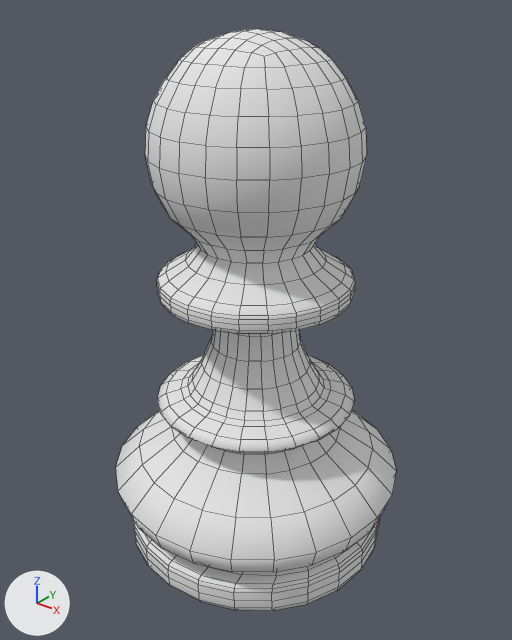
One commit to the FBX model Assets/Model3D/Echecs/pionfbx.fbx: the scene before it, then after it.
Rendered twice from a 50 mm lens placed at (1.74, -2.17, 2.45), pointed at (0.0, -0.01, 1.11). The axes (+X, +Y, +Z) are drawn at lower left. The lights are the same throughout. Mesh edges are drawn as thin lines. Where no turn or scale is listed for an object, it has been applied to the vertices.

Names of what the first picture shows: 'Pion'.
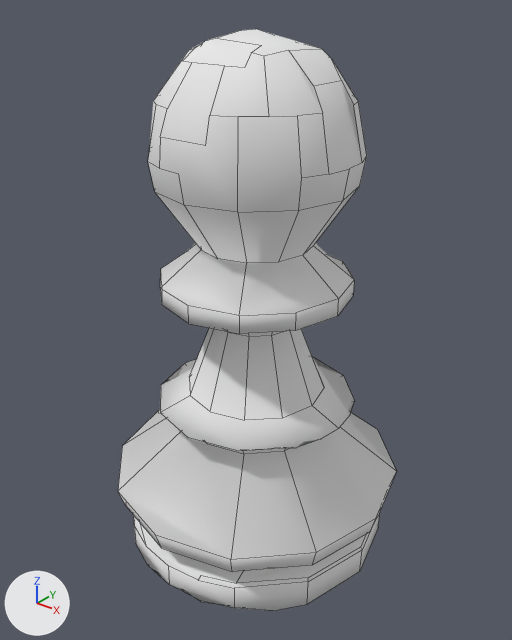
Pixel boxes [x1, y1, x2, y2] of what changed, in the pictures (512 x 640 px):
```json
{"object": "Pion", "change": "reshaped", "before": [115, 29, 397, 611], "after": [118, 29, 397, 611]}
{"part": 1, "of": "me_cube_cube_001", "change": "deleted", "before": [115, 29, 397, 611]}
```

Edits to the scene script, one JSON object a line:
```json
{"block": "me_cube_cube_001", "where": "# used by ob_pion; location = (0.0, 0.0, 0.0)"}
{"op": "remove", "block": "me_cube_cube_001", "code": "me_cube_cube_001.from_pydata(...)  # 1150 vertices, 1148 faces; spans x -0.67..0.66, y -0.66..0.67, z 0.01..2.28"}
{"op": "add", "block": "me_cube_cube_001", "code": "me_cube_cube_001.from_pydata(...)  # 302 vertices, 182 faces; spans x -0.67..0.66, y -0.66..0.67, z 0.01..2.28"}
{"block": "me_cube_cube_001", "change": "me_cube_cube_001 part 1: 848 vertices removed from x -0.65..0.64, y -0.64..0.65, z 0.01..2.27"}
```
